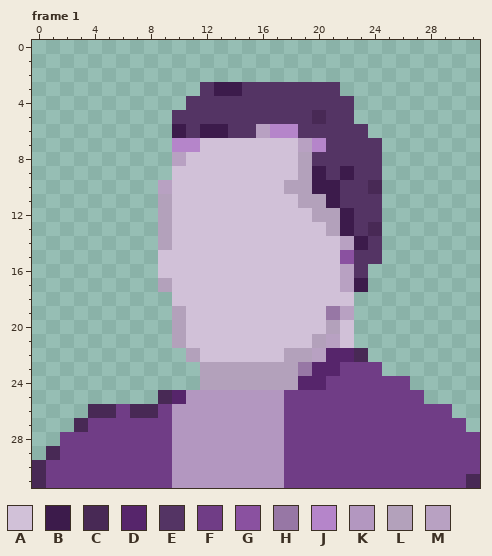
File history of a pixel-art file, static/assets/democracy/PROJECTS/_TEMPLATE.aseprite. That is the earlier state.
32x32 pixels, 1 frame. Colours within 5 levels of each other are drawn and written as one. Shown: frame 1. The commit also changed other frames, which this record leaves out.
Palette (. is transparent): A #d1c1d8  B #3c1b4b  C #482955  D #56256b  E #543464  F #703d86  G #8a51a0  H #9777a5  J #b585ca  K #b397c0  L #b3a1bb  M #b8a1c2
After:
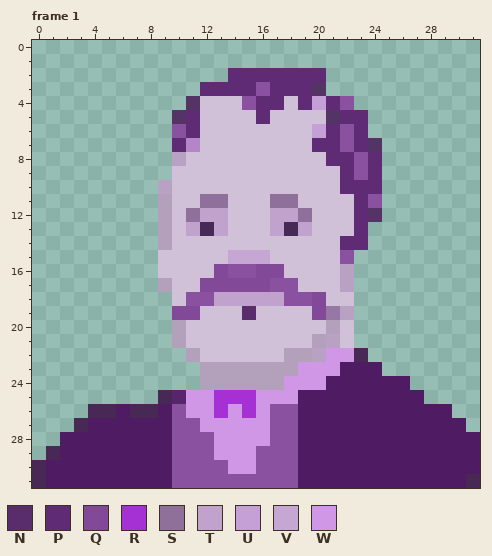
Colours new in this view: N #592d6b  P #602b75  Q #814997  R #a530d3  S #8f709b  T #c0a2cc  U #c5a0d6  V #c6a6d3  W #d097e7
Edits made:
colour F: #703d86 -> #4f1c64
Changed rows in their new state; - is a pixel that keeps its letter.
Frame 1:
first column x 10:
 2 ----PPPPPPP----
 3 --PPPPGPPP-.---
 4 --AAAGPPAPUPG--
 5 -PAAAAPAAAA-PP-
 6 GPAAAAAAAAUPGP-
 7 P--------APPGP-
 8 ---------AAPPGP
 9 ---------AAAPGP
10 --------AAAAPPP
11 --SS---SSAAAAPG
12 -STT---TTSAAAP-
13 -TCT---TCT-AAP.
14 ------------PP.
15 ----VVV------..
16 ---QGGQQ-----.-
17 --QQQQQGG----.-
18 -GGTTTTTGGQ----
19 QQ---N----Q----
22 -----------WW--
23 ---------WWW---
24 --------WWW----
25 -WWRRRWWW------
26 GWWRWRWGG------
27 GGWWWWWGG------
28 GGGWWWWGG------
29 GGGWWWGGG------
30 GGGGWWGGG------
31 GGGGGGGGG------
Changed places in both pictures, as pixel boxes (x1, y1, x2, y2):
changed: (46, 68, 480, 488)
